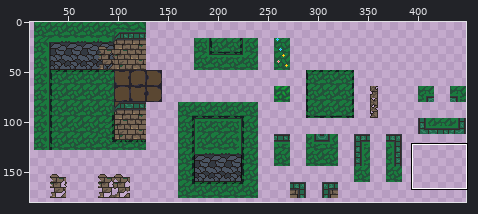
Sprite sheet, stored at Assets/Images/OutsideTileset.png. Above, an overview of the earlier version with the close-up marked.
Close-up. Before the commit:
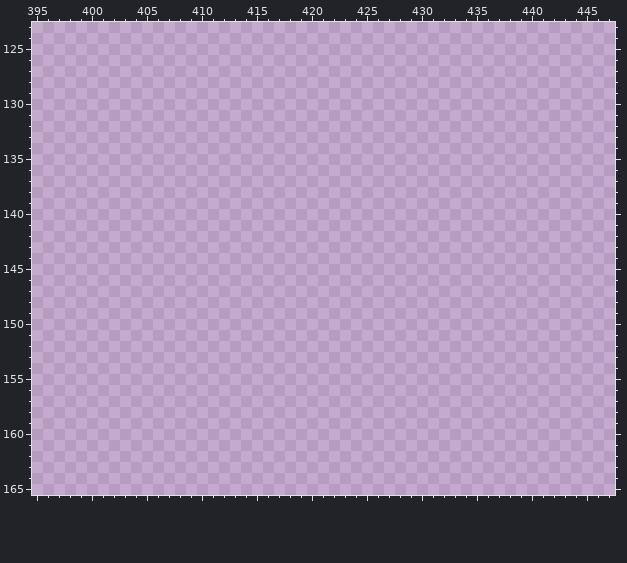
The file is 448x192 pixels. Shown: x 395..447, y 123..165. The wide view leaves out empty margins.
And afterwards:
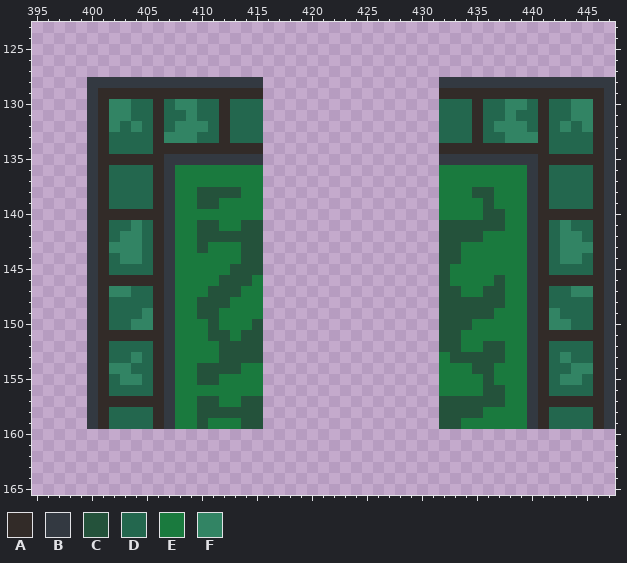
Palette (. is transparent): A #322b28  B #333941  C #24523b  D #23674e  E #1a7a3e  F #328464
Edits made:
y 128: x 400..415 ................ -> BBBBBBBBBBBBBBBB; x 432..447 ................ -> BBBBBBBBBBBBBBBB
y 129: x 400..415 ................ -> BAAAAAAAAAAAAAAA; x 432..447 ................ -> AAAAAAAAAAAAAAAB
y 130: x 400..415 ................ -> BAFFDDADFFDDADDD; x 432..447 ................ -> DDDADDFFDADDFFAB
y 131: x 400..415 ................ -> BAFFDDADDFDDADDD; x 432..447 ................ -> DDDADDFDDADDFFAB
y 132: x 400..415 ................ -> BAFDFDADFFFDADDD; x 432..447 ................ -> DDDADFFFDADFDFAB
y 133: x 400..415 ................ -> BADDDDAFFFDDADDD; x 432..447 ................ -> DDDADDFFFADDDDAB
y 134: x 400..415 ................ -> BADDDDAAAAAAAAAA; x 432..447 ................ -> AAAAAAAAAADDDDAB
y 135: x 400..415 ................ -> BAAAAAABBBBBBBBB; x 432..447 ................ -> BBBBBBBBBAAAAAAB
y 136..137: x 400..415 ................ -> BADDDDABEEEEEEEE; x 432..447 ................ -> EEEEEEEEBADDDDAB
y 138: x 400..415 ................ -> BADDDDABEECCCCEE; x 432..447 ................ -> EEECCEEEBADDDDAB
y 139: x 400..415 ................ -> BADDDDABEECCEEEE; x 432..447 ................ -> EEEECEEEBADDDDAB
y 140: x 400..415 ................ -> BAAAAAABEEEEEEEE; x 432..447 ................ -> EEEECCEEBAAAAAAB
y 141: x 400..415 ................ -> BADDFDABEECCEECC; x 432..447 ................ -> CCCCCCEEBADFDDAB
y 142: x 400..415 ................ -> BADFFDABEECCCCCC; x 432..447 ................ -> CCCCEEEEBADFFDAB
y 143: x 400..415 ................ -> BAFFFDABEECEEECC; x 432..447 ................ -> CCEEEEEEBADFFFAB
y 144: x 400..415 ................ -> BADFFDABEEEEEECC; x 432..447 ................ -> CCEEEEEEBADFFDAB
y 145: x 400..415 ................ -> BADDDDABEEEEECCC; x 432..447 ................ -> CEEEEEEEBADDDDAB
y 146: x 400..415 ................ -> BAAAAAABEEEECCCE; x 432..447 ................ -> CEEEECEEBAAAAAAB
y 147: x 400..415 ................ -> BAFFDDABEEECCCEE; x 432..447 ................ -> CCEECCEEBADDFFAB
y 148: x 400..415 ................ -> BADDDDABEECCCEEE; x 432..447 ................ -> CCCCCCEEBADDDDAB
y 149: x 400..415 ................ -> BADDDFABEECCEEEE; x 432..447 ................ -> CCCCCEEEBAFDDDAB
y 150: x 400..415 ................ -> BADDFFABEEECEEEC; x 432..447 ................ -> CCCEEEEEBAFFDDAB
y 151: x 400..415 ................ -> BAAAAAABEEECCECC; x 432..447 ................ -> CCEEEEEEBAAAAAAB
y 152: x 400..415 ................ -> BADDDDABEEEECCCC; x 432..447 ................ -> CCEECCEEBADDDDAB
y 153: x 400..415 ................ -> BADDFDABEEEECCCC; x 432..447 ................ -> ECCCCCEEBADFDDAB
y 154: x 400..415 ................ -> BAFFDDABEECCCCEE; x 432..447 ................ -> EEECCEEEBADDFFAB
y 155: x 400..415 ................ -> BADFFDABEECCEEEE; x 432..447 ................ -> EEEECEEEBADFFDAB
y 156: x 400..415 ................ -> BADDDDABEEEEEEEE; x 432..447 ................ -> EEEECCEEBADDDDAB
y 157: x 400..415 ................ -> BAAAAAABEECCEECC; x 432..447 ................ -> CCCCCCEEBAAAAAAB
y 158: x 400..415 ................ -> BADDDDABEECCCCCC; x 432..447 ................ -> CCCCEEEEBADDDDAB
y 159: x 400..415 ................ -> BADDDDABEECEEECC; x 432..447 ................ -> CCEEEEEEBADDDDAB
